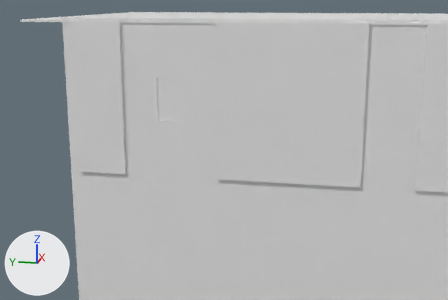
The FBX model Assets/Art/Episode2/SceneResource/R1/r1-room.FBX, before and after one commit.
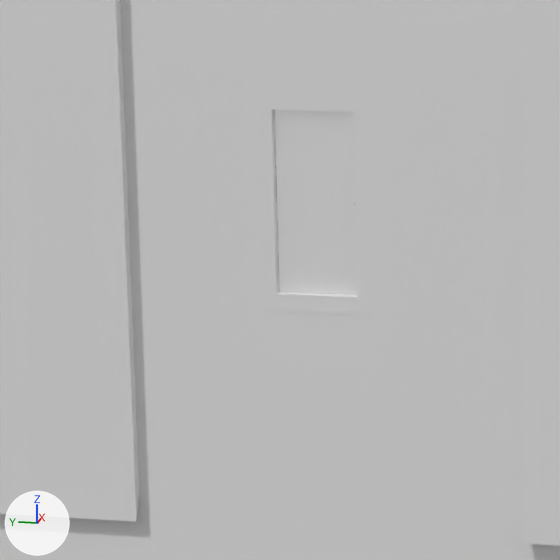
The first picture shows the older version from a 50 mm lens placed at (-329.1, 80.0, 191.4), pointed at (-75.8, 130.6, 128.1). The close-ups show both versions on the part from 21% to 50% of the width and 17% to 61% of the height of that picture; other places that the commit changed are outside them. Arrows for +X, +Y and +Z are at lower left; the lights stay in place. Where no turn or scale is listed for an object, it has been applied to the vertices.

The scene before the commit, as lines of its bpy script (objects in view):
```python
me_mesh_018 = bpy.data.meshes.new('Mesh.018')
me_mesh_018.from_pydata(...)  # 690 vertices, 688 faces; spans x -0.1..0.1, y -3.2..5.2, z -2.7..16.0
me_mesh_020 = bpy.data.meshes.new('Mesh.020')
me_mesh_020.from_pydata(...)  # 18 vertices, 36 faces; spans x -1.0..0.0, y -131.0..160.0, z -97.0..82.0
me_mesh_021 = bpy.data.meshes.new('Mesh.021')
me_mesh_021.from_pydata(...)  # 36 vertices, 30 faces; spans x -37.0..107.0, y -113.0..93.0, z -33.0..33.0
ob_line001 = bpy.data.objects.new('Line001', me_mesh_020)
ob_line001.location = (-75.5, 40.7, 101.1)
ob_r1_wall_decoration_2 = bpy.data.objects.new('R1-wall-decoration-2', me_mesh_021)
ob_r1_wall_decoration_2.location = (-40.4, 103.3, 148.6)
ob_r1door_r1 = bpy.data.objects.new('R1door(r1)', me_mesh_018)
ob_r1door_r1.location = (-75.5, 154.1, 142.6)
```
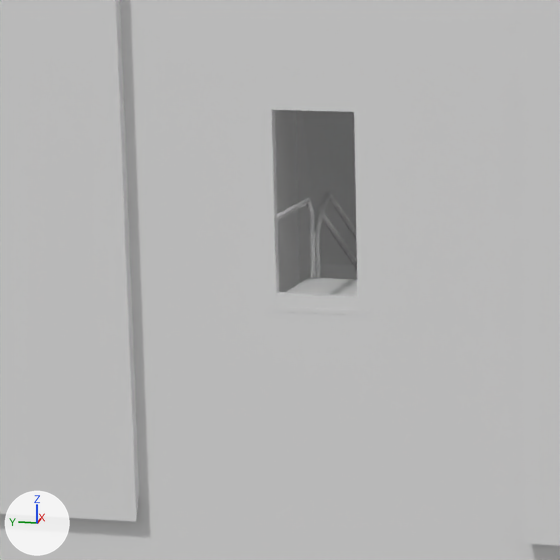
Diff of the bpy script that builds the scene:
```diff
--- a/Assets/Art/Episode2/SceneResource/R1/r1-room.FBX.py
+++ b/Assets/Art/Episode2/SceneResource/R1/r1-room.FBX.py
@@ ob_r1door_r1 @@
-ob_r1door_r1 = bpy.data.objects.new('R1door(r1)', me_mesh_018)
-ob_r1door_r1.location = (-75.5, 154.1, 142.6)
```

Boxes (x1, y1, x2, y2) around the edits, measured in the close-ups (560 x 560 px):
'R1door(r1)', deleted: before (275, 110, 357, 295)
'R1wall05', unchanged, uncovered by the edit: before (275, 137, 279, 264); after (275, 110, 300, 292)
'R1wall04', unchanged, uncovered by the edit: after (296, 110, 357, 283)
'R1stair-1', unchanged, uncovered by the edit: before (266, 306, 371, 316); after (266, 278, 371, 316)
